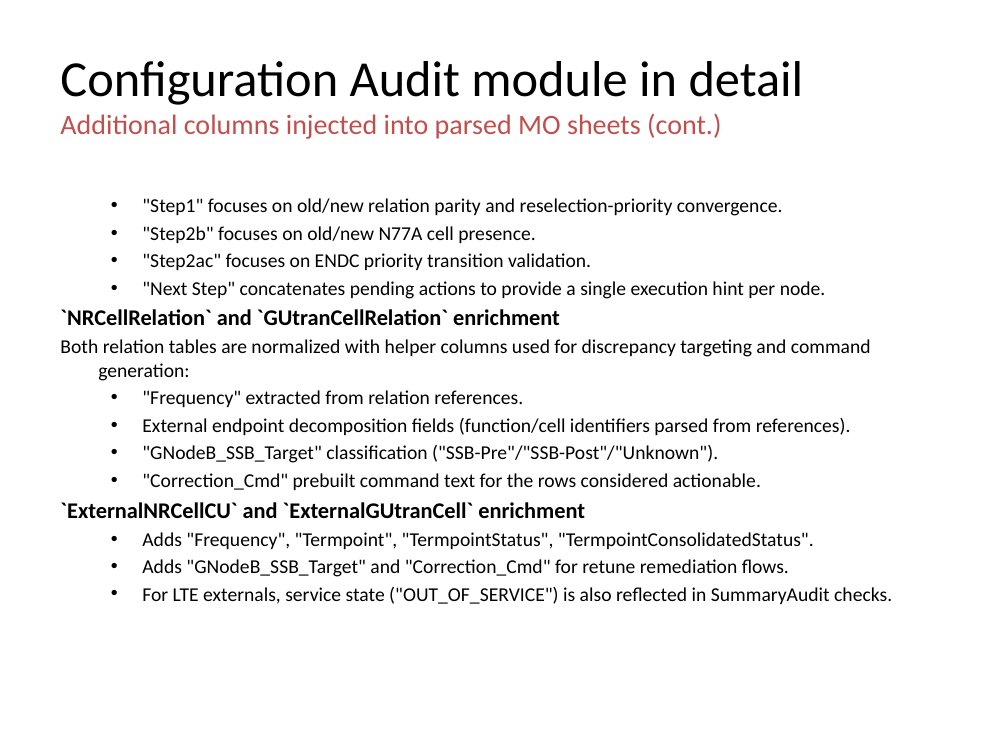
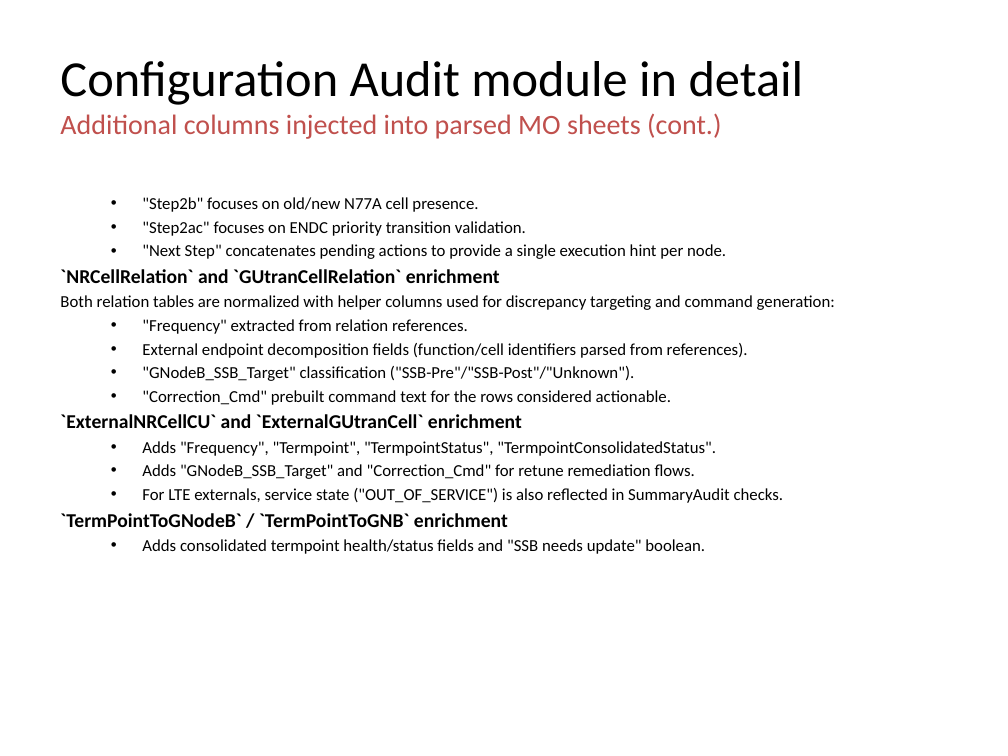
Before and after one commit to jaimetur/SSB_RetuningAutomations, a slide deck: slide 44 of help/User-Guide-SSB-Retuning-Automations-v0.7.4.pptx (slide 52 before the commit). Drawn at 1008x756 pixels with LibreOffice and Linux fonts; fonts in the diff are those of the drawing; background and template pictures are left out. Boxes give left, top, right and bottom in pixels: in the first picture for what was removed or moved away, otherwise in the second. Text is boxed around its words. In the diff, an @@ line names an element or a change of style, - is before the commit and + after.

Commit message:
- Updated Technical User Guide - Refactored tools module names

```diff
--- a/help/User-Guide-SSB-Retuning-Automations-v0.7.4.pptx
+++ b/help/User-Guide-SSB-Retuning-Automations-v0.7.4.pptx
@@ text at (x1=60, y1=197, x2=835, y2=503): size 14 to 12 pt in ""Step2b" focuses on old/new N77A cell presence.", ""Step2ac" focuses on ENDC priority transition validation.", ""Next Step" concatenates pending actions to provide ...", "Both relation tables are normalized with helper ..." and 7 more places; size 16 to 14 pt in "`NRCellRelation` and `GUtranCellRelation` enrichment", "`ExternalNRCellCU` and `ExternalGUtranCell` enrichment"; indent changed @@
@@ text at (x1=142, y1=198, x2=783, y2=216): paragraph removed @@
-  • "Step1" focuses on old/new relation parity and reselection-priority convergence.
@@ text at (x1=60, y1=513, x2=705, y2=554): paragraphs added @@
+`TermPointToGNodeB` / `TermPointToGNB` enrichment
+  • Adds consolidated termpoint health/status fields and "SSB needs update" boolean.
```
Also in this commit, not shown: 55 other slides changed, 8 slides removed, 11 other files.
